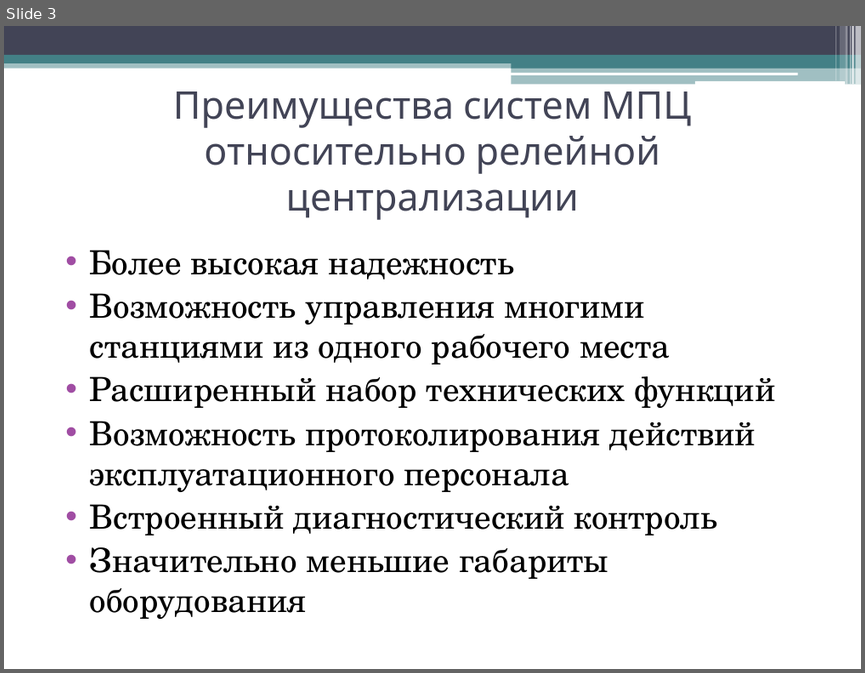
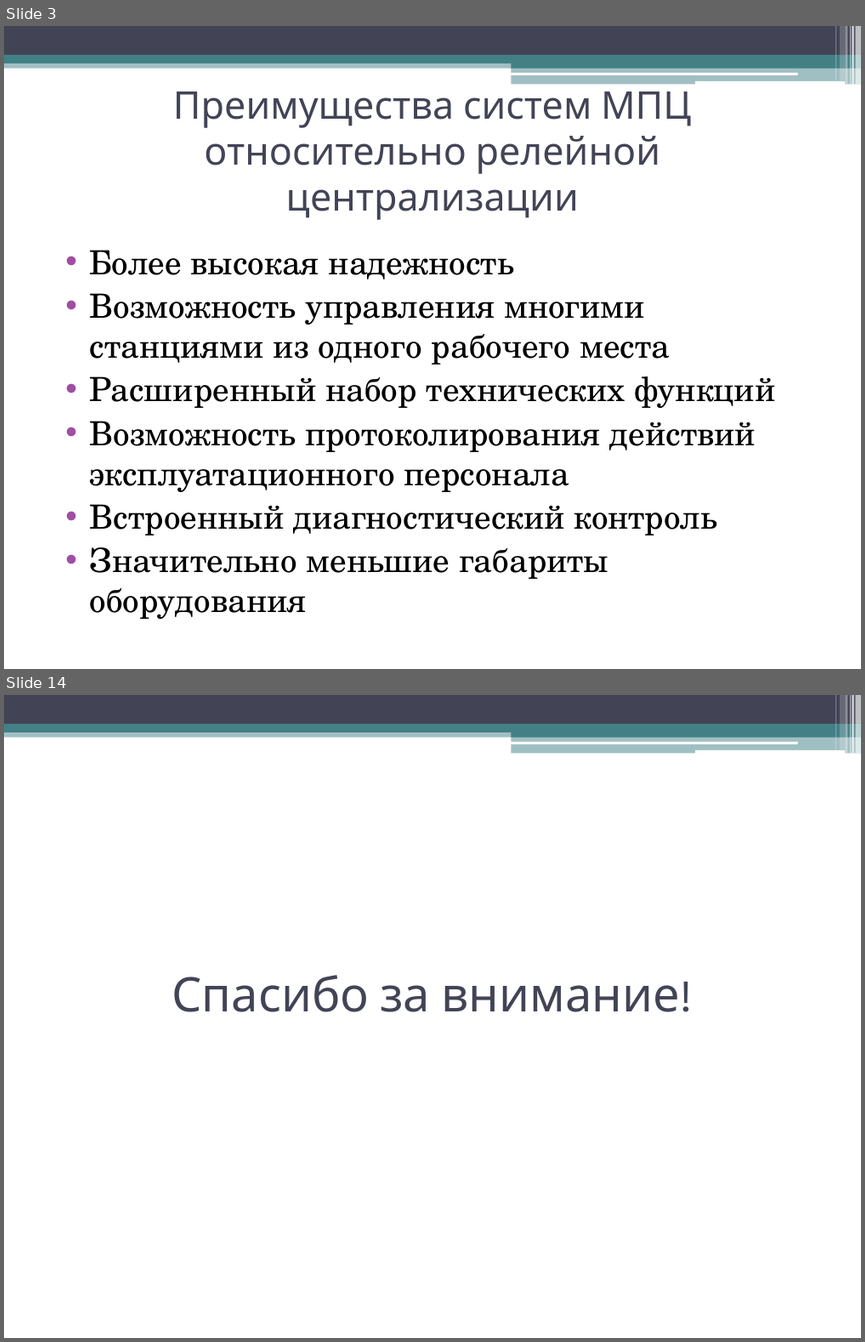
Before and after one commit to Filatoff73/Diplom, a slide deck: Диплом мой/Презентация/Presentation_Filatov_RK6-123.pptx. Shown one above the other, each under a label of ours: slide 3 before the commit, slides 3 and 14 after it; the slides between them are not shown. The pictures are 865x673 and 865x1342 pixels, drawn with LibreOffice and Linux fonts; fonts in the diff are those of the drawing. Boxes give left, top, right and bottom in pixels: in the first picture for what was removed or moved away, otherwise in the second. Text is boxed around its words. In the diff, an @@ line names an element or a change of style, - is before the commit and + after.

```diff
--- a/Диплом мой/Презентация/Presentation_Filatov_RK6-123.pptx
+++ b/Диплом мой/Презентация/Presentation_Filatov_RK6-123.pptx
@@ slide 14 added at [4, 695, 861, 1338], background #FFFFFF; not listed: 13 template elements that a slide beside it also shows @@
@@ title added at [172, 975, 680, 1012], 40 pt, text #424456 @@
+Спасибо за внимание!
```
Also in this commit, not shown: 4 slides changed, 7 other slides added.
